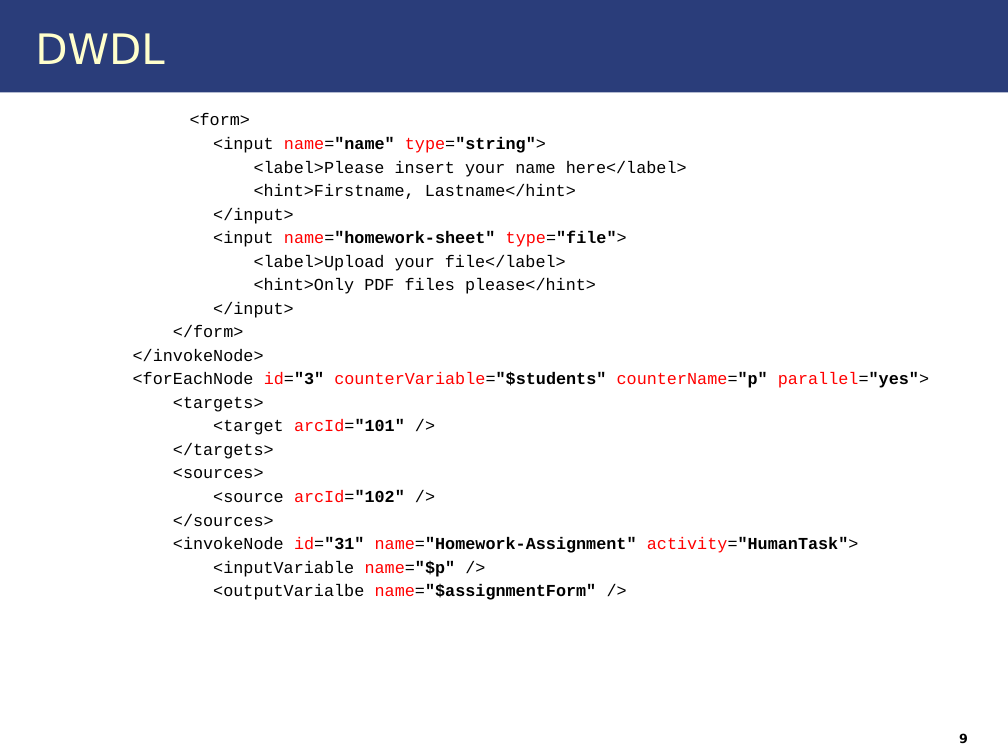
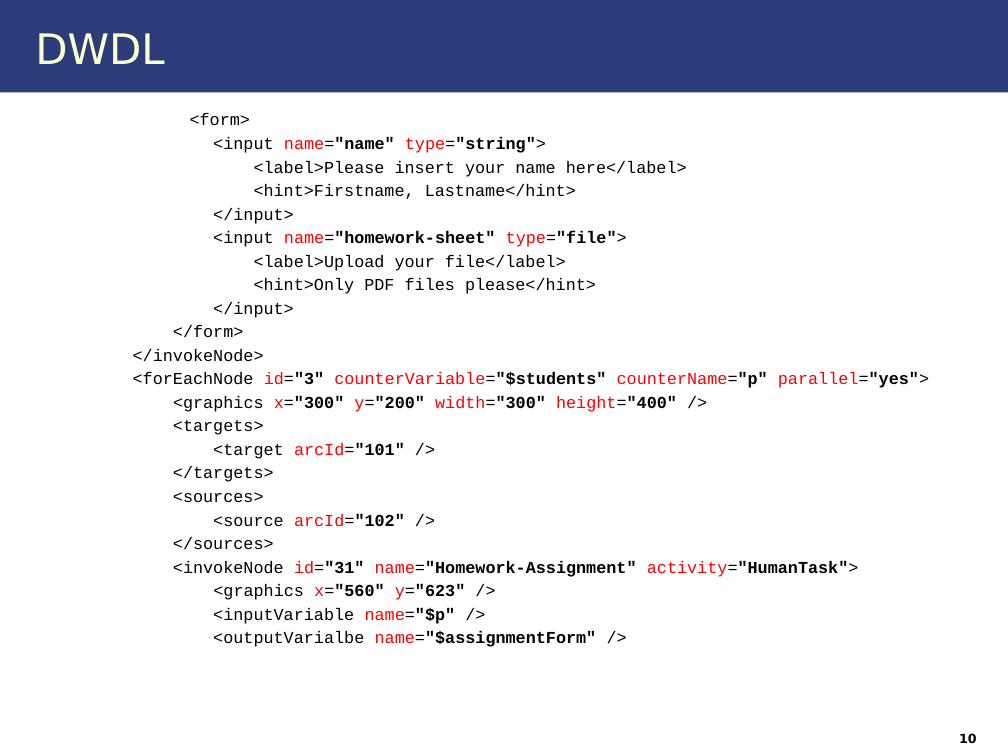
Before and after one commit to IAAS/decidr, a slide deck: slide 10 of docs/software-design/Entwurfspräsentation/Modeling Tool/ModelingToolTeamPresentation.pptx (slide 9 before the commit). Drawn at 1008x756 pixels with LibreOffice and Linux fonts; fonts in the diff are those of the drawing. Boxes give left, top, right and bottom in pixels: in the first picture for what was removed or moved away, otherwise in the second. Text is boxed around its words. In the diff, an @@ line names an element or a change of style, - is before the commit and + after.

```diff
--- a/docs/software-design/Entwurfspräsentation/Modeling Tool/ModelingToolTeamPresentation.pptx
+++ b/docs/software-design/Entwurfspräsentation/Modeling Tool/ModelingToolTeamPresentation.pptx
@@ text at <box>173,395,677,412</box>: paragraph added @@
+<graphics x="300" y="200" width="300" height="400" />
@@ text at <box>213,584,466,600</box>: paragraph added @@
+<graphics x="560" y="623" />
@@ page number at <box>959,733,977,743</box>: text changed @@
-9
+10
```
Also in this commit, not shown: 3 other slides changed, 1 slide added, 1 other file.
